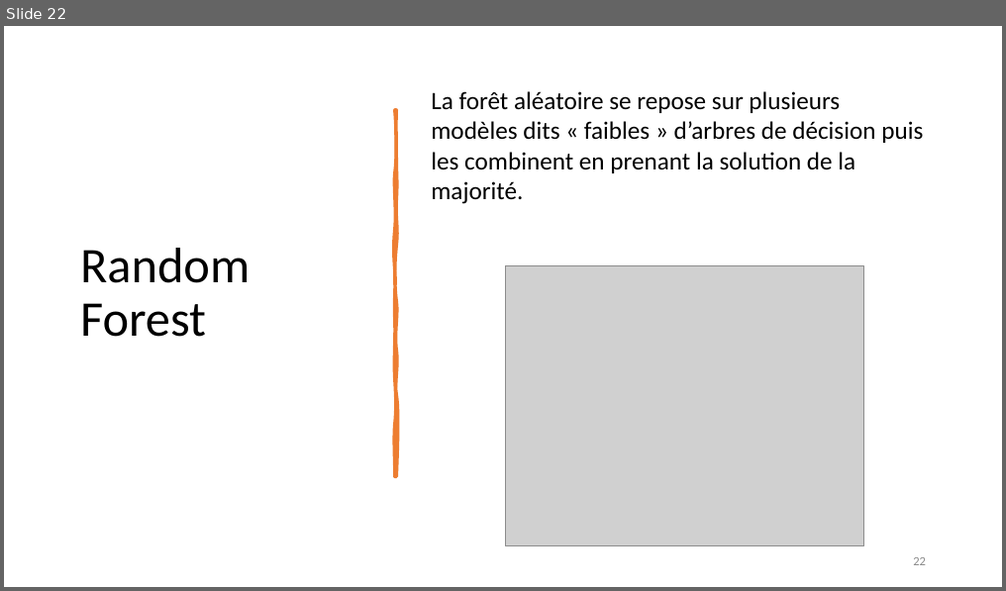
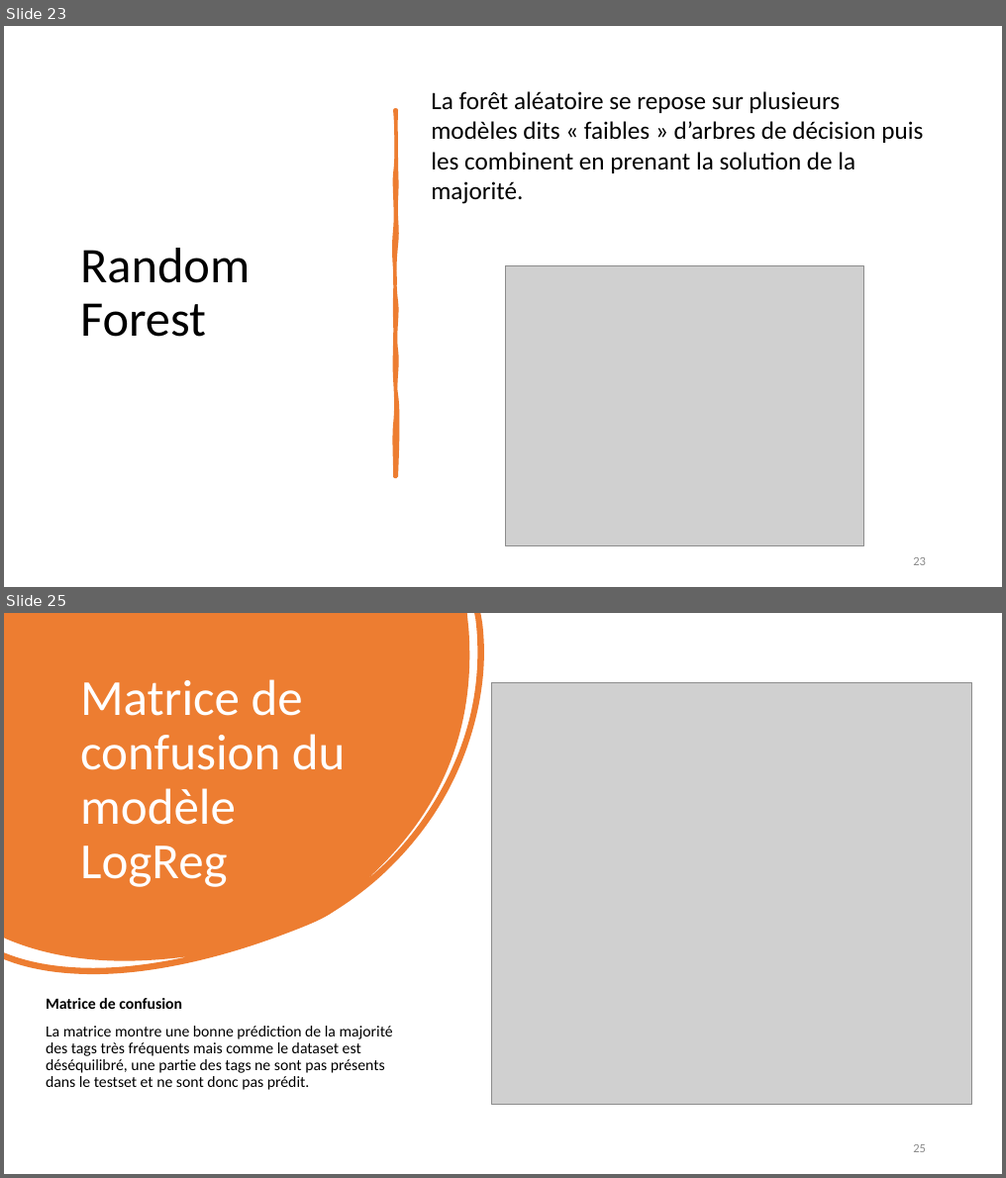
Before and after one commit to EliAd152693/OpenclassroomsProjet5, a slide deck: OC_IML_P5_Presentation.pptx. Shown one above the other, each under a label of ours: slide 22 before the commit, slides 23 and 25 after it; the slides between them are not shown. The pictures are 1006x591 and 1006x1178 pixels, drawn with LibreOffice and Linux fonts; fonts in the diff are those of the drawing; grey boxes stand for pictures. Boxes give left, top, right and bottom in pixels: in the first picture for what was removed or moved away, otherwise in the second. Text is boxed around its words. In the diff, an @@ line names an element or a change of style, - is before the commit and + after.

```diff
--- a/OC_IML_P5_Presentation.pptx
+++ b/OC_IML_P5_Presentation.pptx
@@ slide 25 added at [4,613,1002,1174], background #FFFFFF @@
@@ freeform shape added at [4,613,573,1073], fill #ED7D31 @@
@@ title added at [80,679,346,887], 48.6 pt, text #FFFFFF @@
+Matrice de confusion du modèle LogReg
@@ picture added at [492,682,973,1105] @@
@@ text added at [46,998,393,1090], 15 pt, text #000000 @@
+Matrice de confusion
+La matrice montre une bonne prédiction de la majorité des tags très fréquents mais comme le dataset est déséquilibré, une partie des tags ne sont pas présents dans le testset et ne sont donc pas prédit.
@@ page number added at [913,1145,926,1153], 12 pt, text #8C8C8C @@
+25
@@ what was slide 22 is now slide 23 @@
```
Also in this commit, not shown: 2 slides changed, 1 other slide added, 16 other files.
